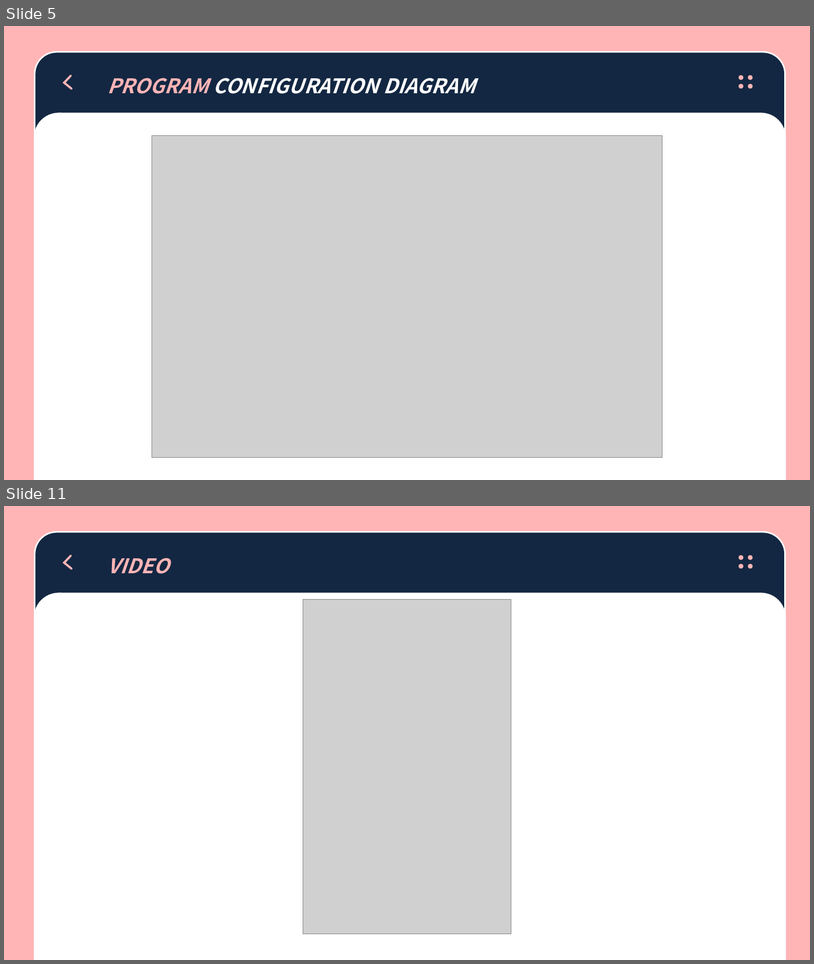
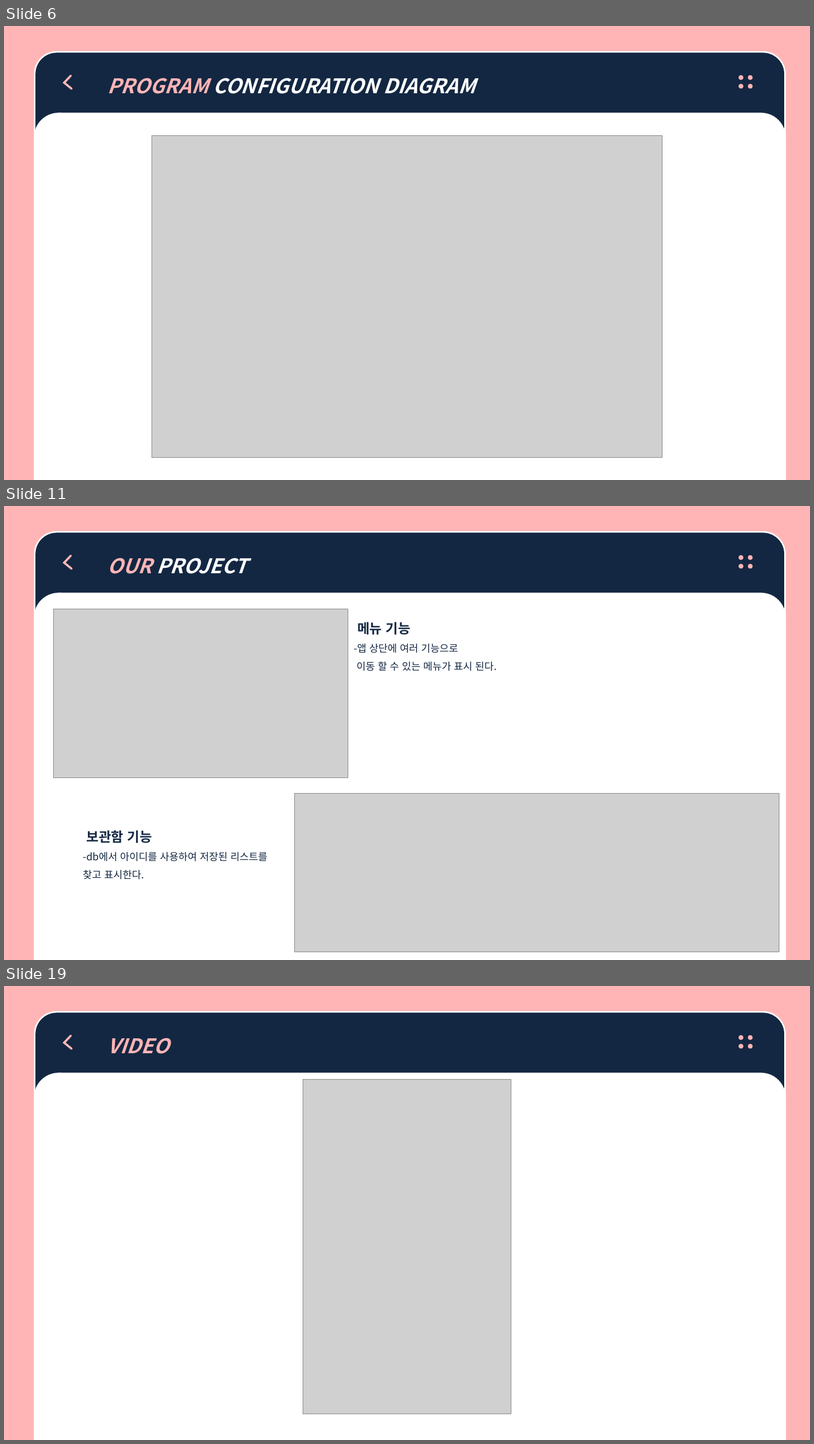
Before and after one commit to sunhyung2007/graduation_project, a slide deck: 뚜닥뚜닥_전프발표.pptx. Shown one above the other, each under a label of ours: slides 5 and 11 before the commit, slides 6, 11 and 19 after it; the slides between them are not shown. The pictures are 814x964 and 814x1444 pixels, drawn with LibreOffice and Linux fonts; fonts in the diff are those of the drawing; grey boxes stand for pictures. Boxes give left, top, right and bottom in pixels: in the first picture for what was removed or moved away, otherwise in the second. Text is boxed around its words. In the diff, an @@ line names an element or a change of style, - is before the commit and + after.

```diff
--- a/뚜닥뚜닥_전프발표.pptx
+++ b/뚜닥뚜닥_전프발표.pptx
@@ slide 11 added at [4, 506, 810, 960], background #FFB5B6 @@
@@ group added at [35, 532, 786, 960]: 4 ellipses, 2 round same rects, 1 freeform shape @@
+    OUR PROJECT
@@ picture added at [54, 609, 348, 778] @@
@@ text added at [354, 622, 497, 671], 12 pt, text #132742 @@
+메뉴 기능
+-앱 상단에 여러 기능으로
+이동 할 수 있는 메뉴가 표시 된다.
@@ picture added at [295, 793, 780, 952] @@
@@ text added at [83, 830, 268, 879], 12 pt, text #132742 @@
+보관함 기능
+-db에서 아이디를 사용하여 저장된 리스트를 찾고 표시한다.
@@ what was slide 5 is now slide 6 @@
@@ what was slide 11 is now slide 19 @@
```
Also in this commit, not shown: 6 slides changed, 8 other slides added.
